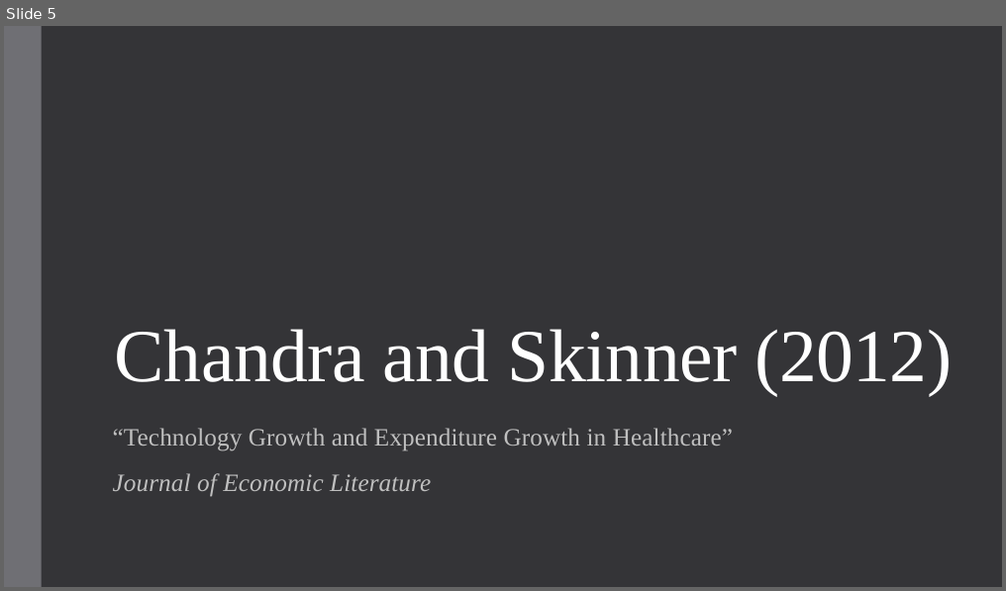
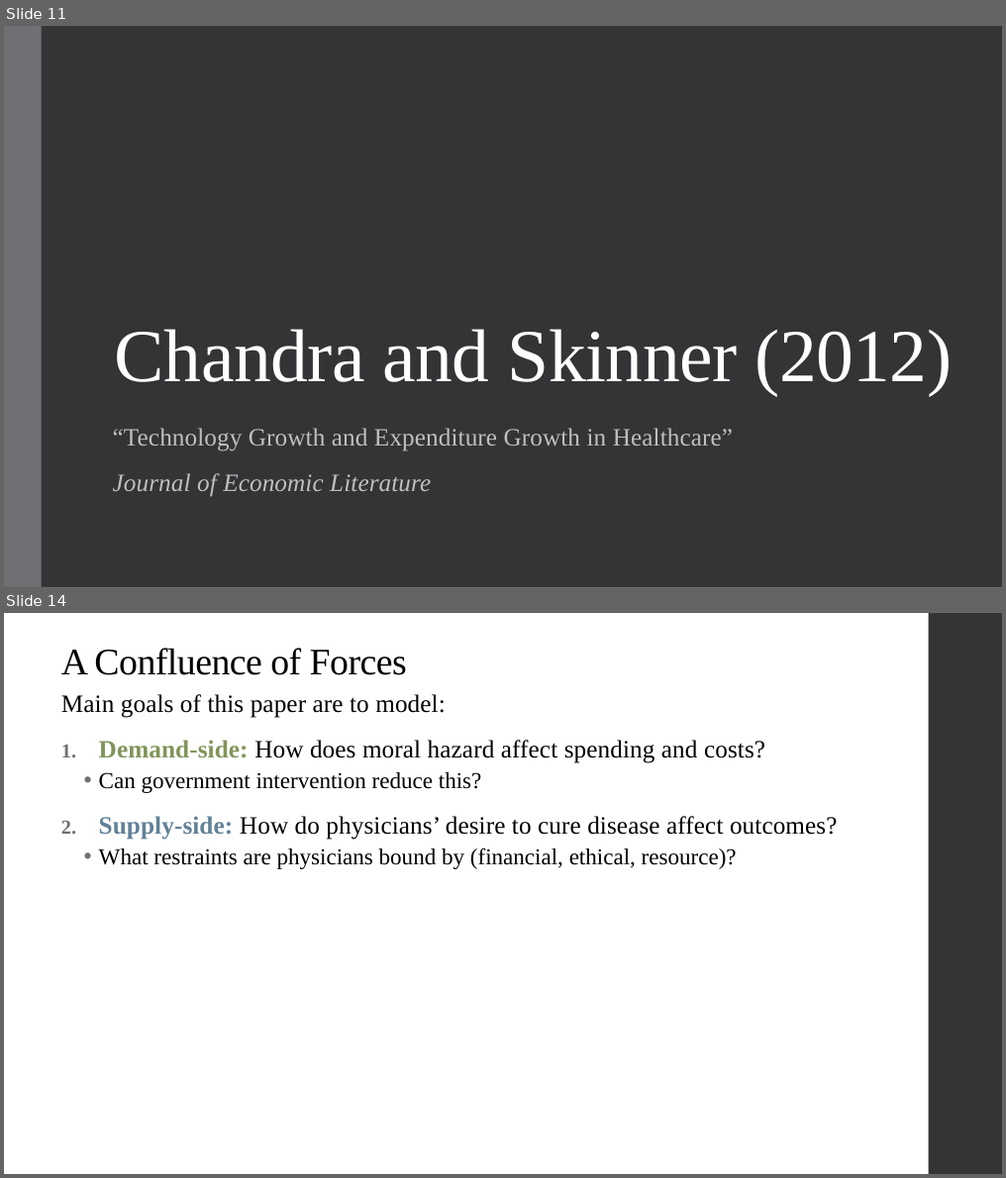
Before and after one commit to alex-hoagland/HAD6750H, a slide deck: Lecture11_Innovation/L11Slides_Innovation_2023W.pptx. Shown one above the other, each under a label of ours: slide 5 before the commit, slides 11 and 14 after it; the slides between them are not shown. The pictures are 1006x591 and 1006x1178 pixels, drawn with LibreOffice and Linux fonts; fonts in the diff are those of the drawing. Boxes give left, top, right and bottom in pixels: in the first picture for what was removed or moved away, otherwise in the second. Text is boxed around its words. In the diff, an @@ line names an element or a change of style, - is before the commit and + after.

```diff
--- a/Lecture11_Innovation/L11Slides_Innovation_2023W.pptx
+++ b/Lecture11_Innovation/L11Slides_Innovation_2023W.pptx
@@ slide 14 added at (4, 613, 1002, 1174), background #FFFFFF @@
@@ rectangle added at (929, 613, 1002, 1174), fill #353537 @@
@@ text added at (61, 648, 407, 675), 36 pt, text #000000 @@
+A Confluence of Forces
@@ text added at (61, 694, 838, 869), 24 pt, text #000000 @@
+Main goals of this paper are to model:
+1. Demand-side: How does moral hazard affect spending and costs?
+  • Can government intervention reduce this?
+2. Supply-side: How do physicians’ desire to cure disease affect outcomes?
+  • What restraints are physicians bound by (financial, ethical, resource)?
@@ what was slide 5 is now slide 11 @@
```
Also in this commit, not shown: 1 slide changed, 44 other slides added, 5 slides removed.
